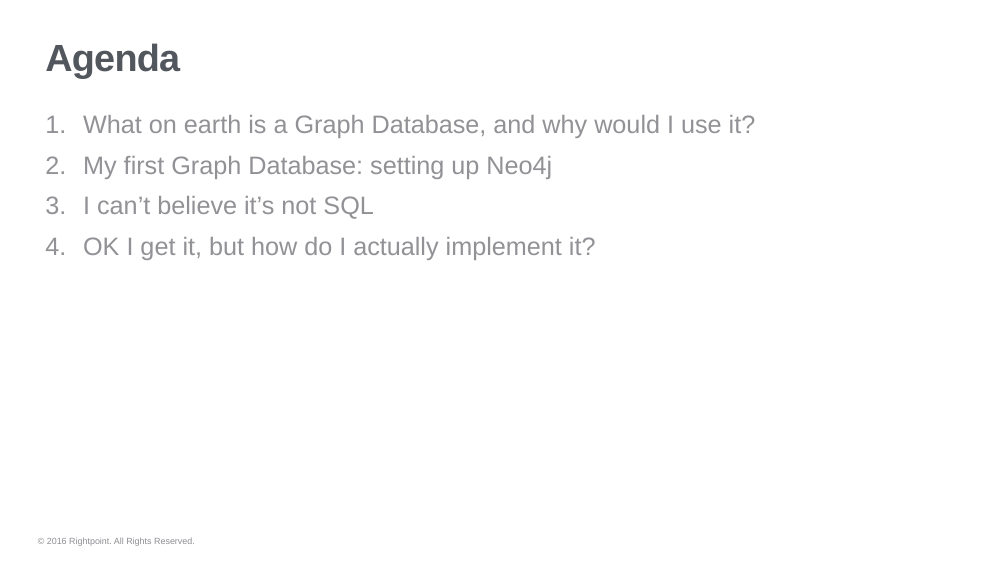
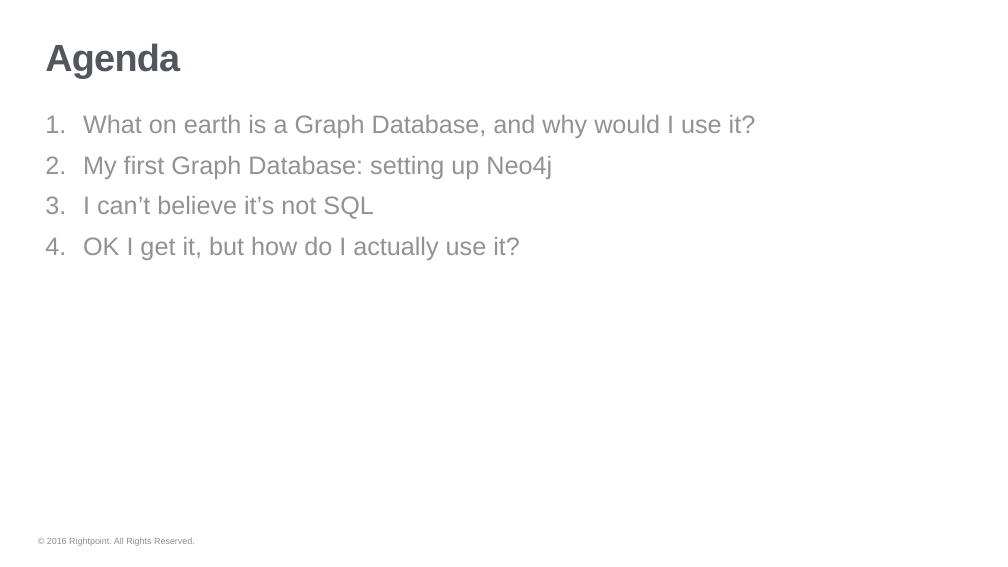
Before and after one commit to brbarnett/Neo4jBff, a slide deck: slide 2 of Presentation/BFF - Neo4j.pptx. Drawn at 1008x567 pixels with LibreOffice and Linux fonts; fonts in the diff are those of the drawing; background and template pictures are left out. Boxes give left, top, right and bottom in pixels: in the first picture for what was removed or moved away, otherwise in the second. Text is boxed around its words. In the diff, an @@ line names an element or a change of style, - is before the commit and + after.

```diff
--- a/Presentation/BFF - Neo4j.pptx
+++ b/Presentation/BFF - Neo4j.pptx
@@ text at <box>83,237,520,260</box>: text changed @@
-4. OK I get it, but how do I actually implement it?
+4. OK I get it, but how do I actually use it?
```
Also in this commit, not shown: 1 other slide changed, 1 slide added.
